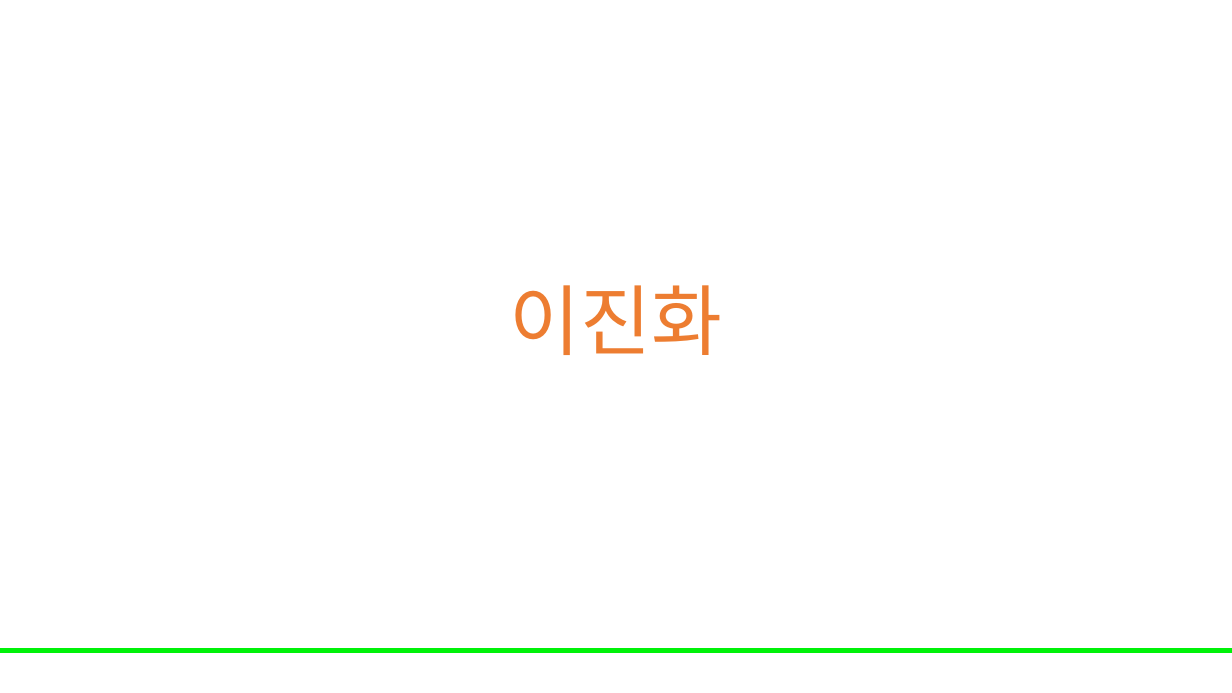
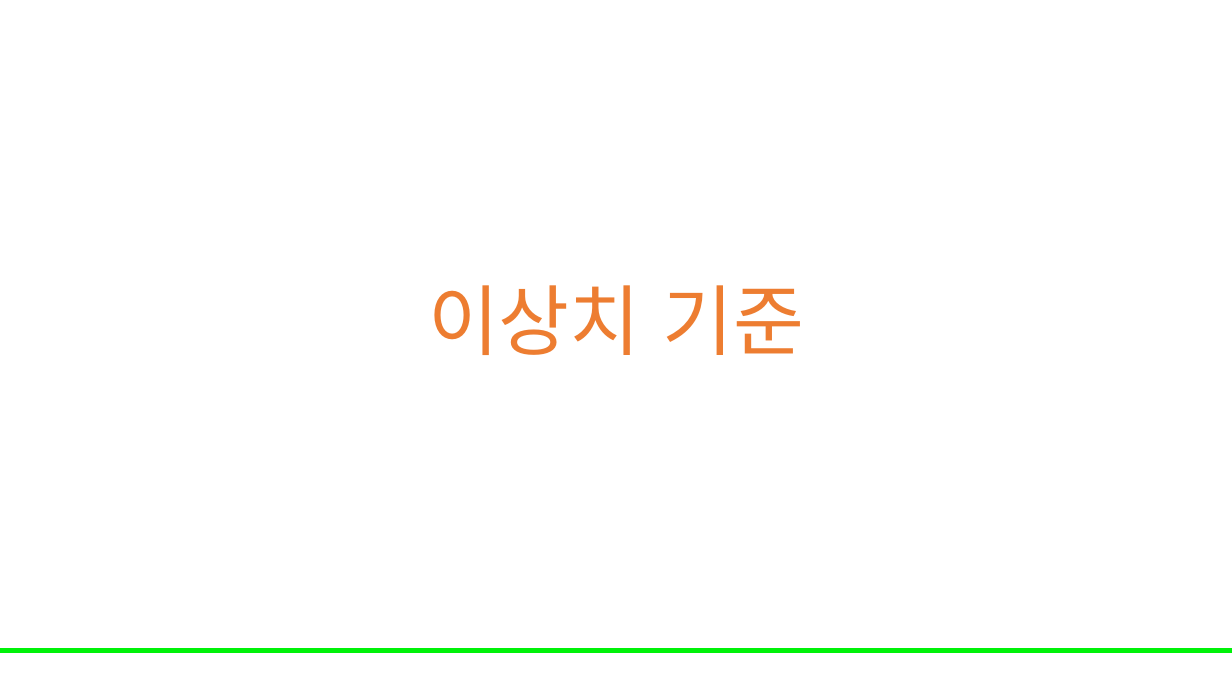
Before and after one commit to Leader-Lesson/KDT_RE_5th, a slide deck: slide 6 of material/5_AI/04_데이터 전처리와 EDA 기초.pptx (slide 31 before the commit). Drawn at 1232x693 pixels with LibreOffice and Linux fonts; fonts in the diff are those of the drawing; background and template pictures are left out. Boxes give left, top, right and bottom in pixels: in the first picture for what was removed or moved away, otherwise in the second. Text is boxed around its words. In the diff, an @@ line names an element or a change of style, - is before the commit and + after.

```diff
--- a/material/5_AI/04_데이터 전처리와 EDA 기초.pptx
+++ b/material/5_AI/04_데이터 전처리와 EDA 기초.pptx
@@ text at [428,285,804,355]: text changed @@
-이진화
+이상치 기준
```
Also in this commit, not shown: 4 other slides changed, 3 slides added, 36 slides removed.
